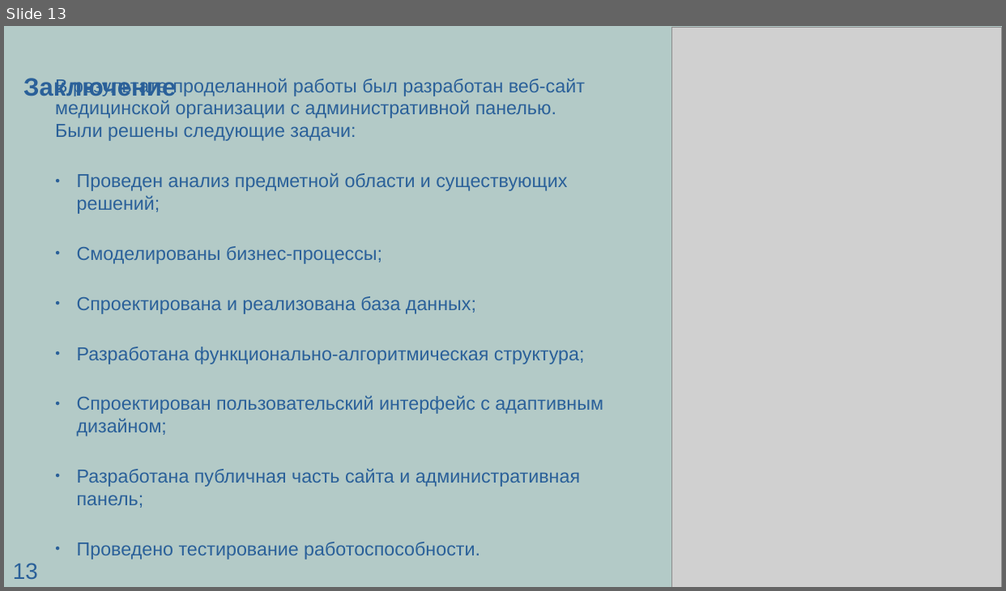
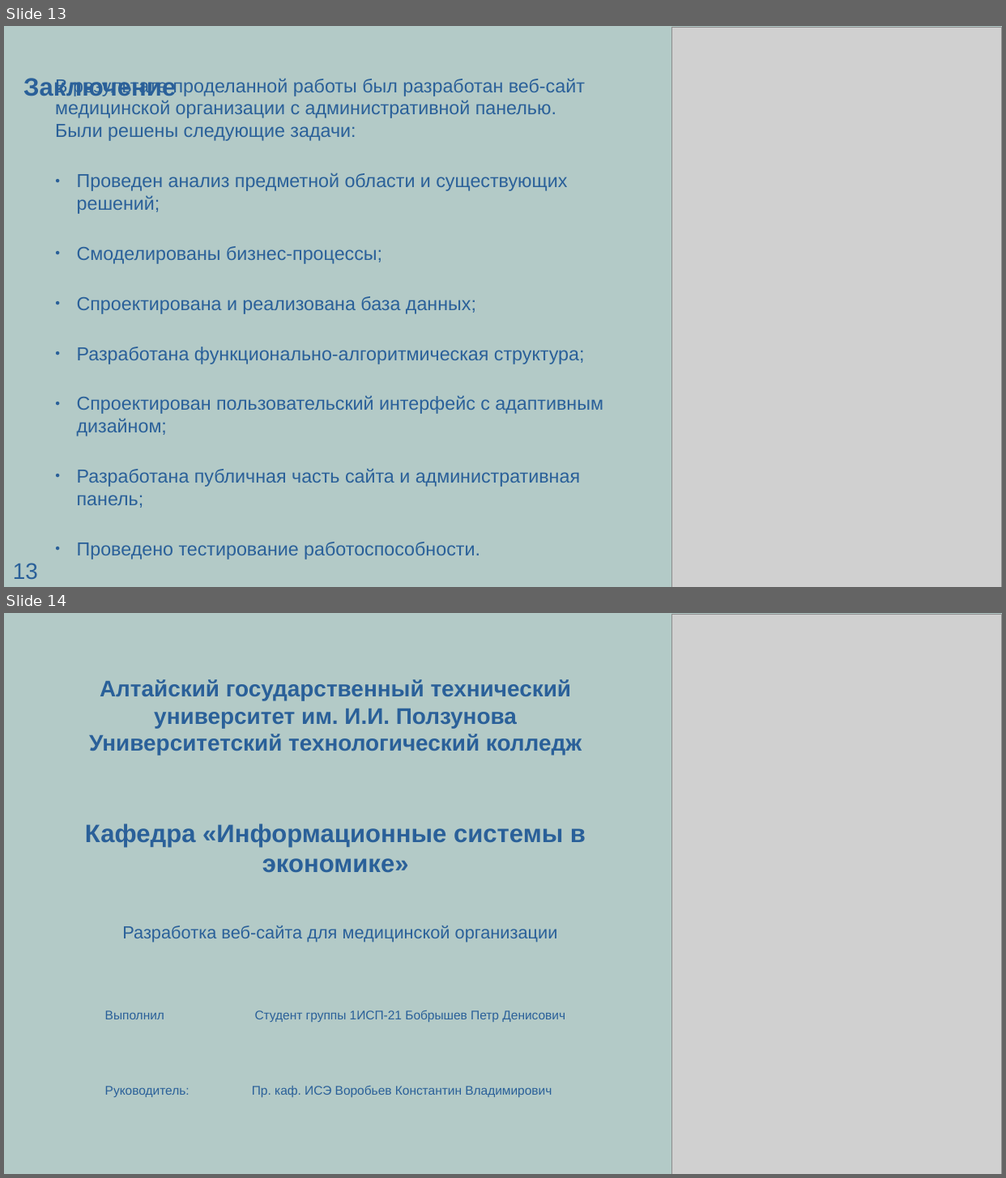
Before and after one commit to Zend1X/-, a slide deck: Документация/Презинтация/Презентация по сайту.odp. Shown one above the other, each under a label of ours: slide 13 before the commit, slides 13 and 14 after it. The pictures are 1006x591 and 1006x1178 pixels, drawn with LibreOffice and Linux fonts; fonts in the diff are those of the drawing; grey boxes stand for pictures. Boxes give left, top, right and bottom in pixels: in the first picture for what was removed or moved away, otherwise in the second. Text is boxed around its words. In the diff, an @@ line names an element or a change of style, - is before the commit and + after.

```diff
--- a/Документация/Презинтация/Презентация по сайту.odp
+++ b/Документация/Презинтация/Презентация по сайту.odp
@@ slide 14 added at bbox=[4, 613, 1002, 1174], background #B3CAC7 @@
@@ picture added at bbox=[672, 614, 1002, 1174] @@
@@ title added at bbox=[89, 679, 582, 755], 18 pt, text #2A6099, bold @@
+Алтайский государственный технический университет им. И.И. Ползунова Университетский технологический колледж
@@ title added at bbox=[85, 824, 586, 872], 20 pt, text #2A6099, bold @@
+Кафедра «Информационные системы в экономике»
@@ title added at bbox=[122, 926, 558, 942], 14 pt, text #2A6099 @@
+Разработка веб-сайта для медицинской организации
@@ title added at bbox=[105, 1011, 565, 1022], 10 pt, text #2A6099 @@
+Выполнил Студент группы 1ИСП-21 Бобрышев Петр Денисович
@@ title added at bbox=[105, 1086, 552, 1097], 10 pt, text #2A6099 @@
+Руководитель: Пр. каф. ИСЭ Воробьев Константин Владимирович
```
Also in this commit, not shown: 2 slides changed, 11 other files.
